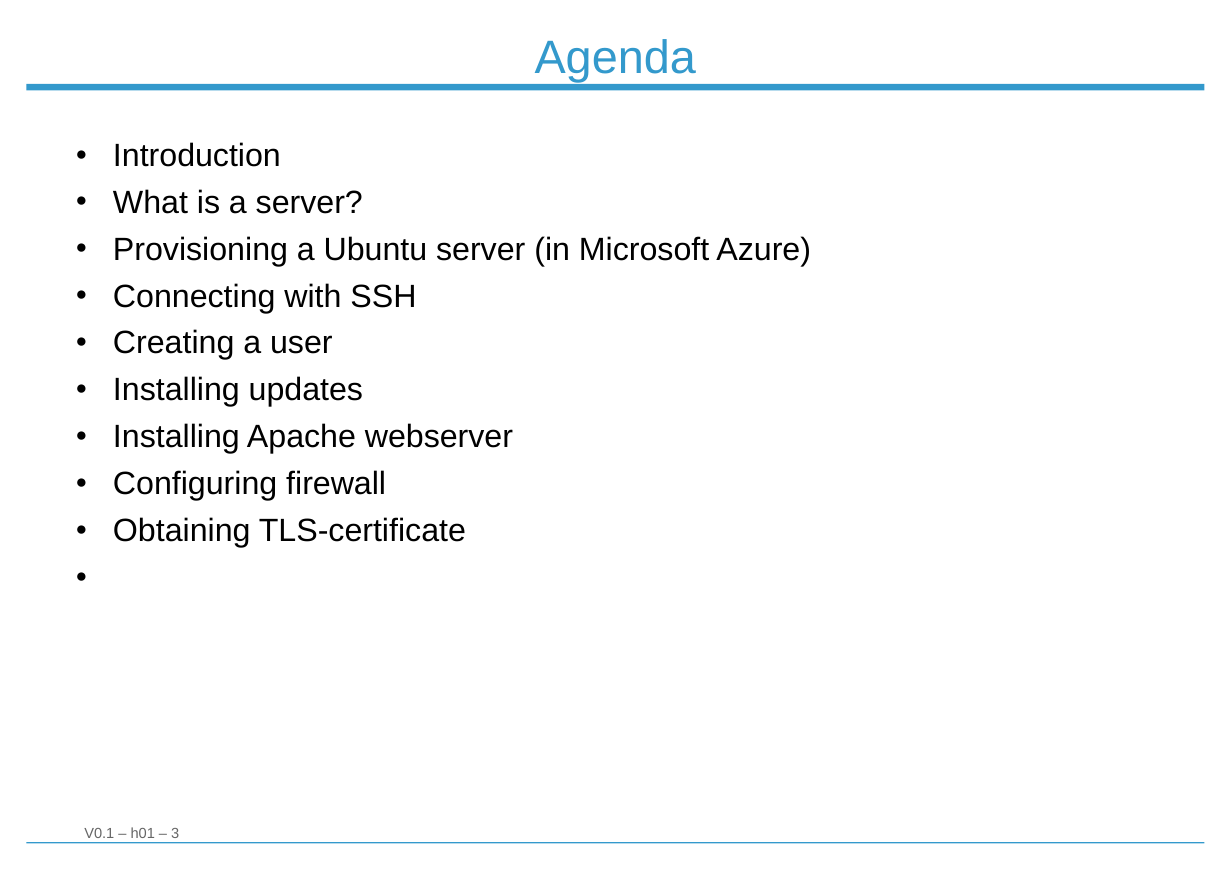
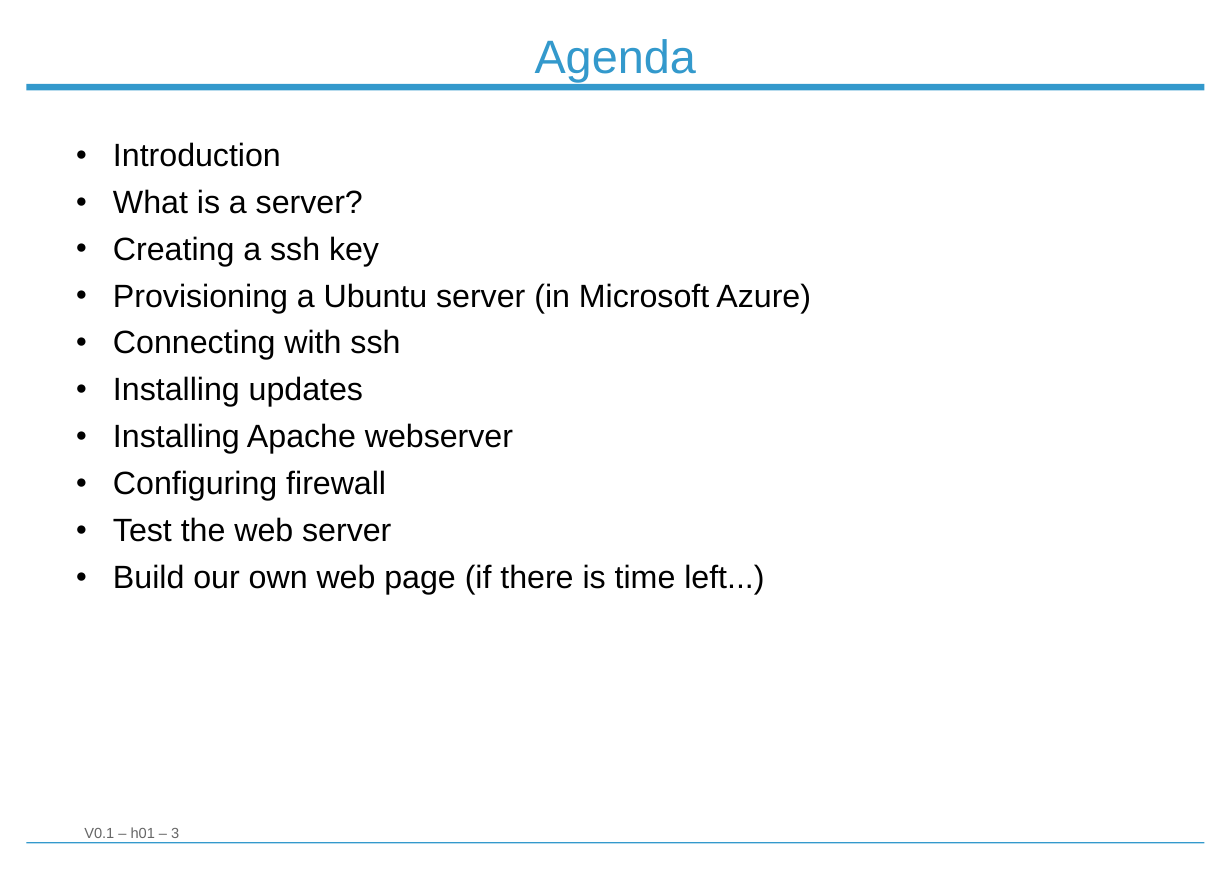
Before and after one commit to Strobodov/workshop_linux_server, a slide deck: slide 3 of Workshop_Linux_Server_101.odp. Drawn at 1232x871 pixels with LibreOffice and Linux fonts; fonts in the diff are those of the drawing; background and template pictures are left out. Boxes give left, top, right and bottom in pixels: in the first picture for what was removed or moved away, otherwise in the second. Text is boxed around its words. In the diff, an @@ line names an element or a change of style, - is before the commit and + after.

```diff
--- a/Workshop_Linux_Server_101.odp
+++ b/Workshop_Linux_Server_101.odp
@@ text at <box>113,236,379,266</box>: paragraph added @@
+● Creating a ssh key
@@ text at <box>113,329,400,360</box>: text changed @@
-● Connecting with SSH
-● Creating a user
+● Connecting with ssh
@@ text at <box>113,517,764,594</box>: text changed @@
-● Obtaining TLS-certificate
+● Test the web server
+● Build our own web page (if there is time left...)
```
Also in this commit, not shown: 6 other slides changed, 3 slides added, 2 slides removed.
